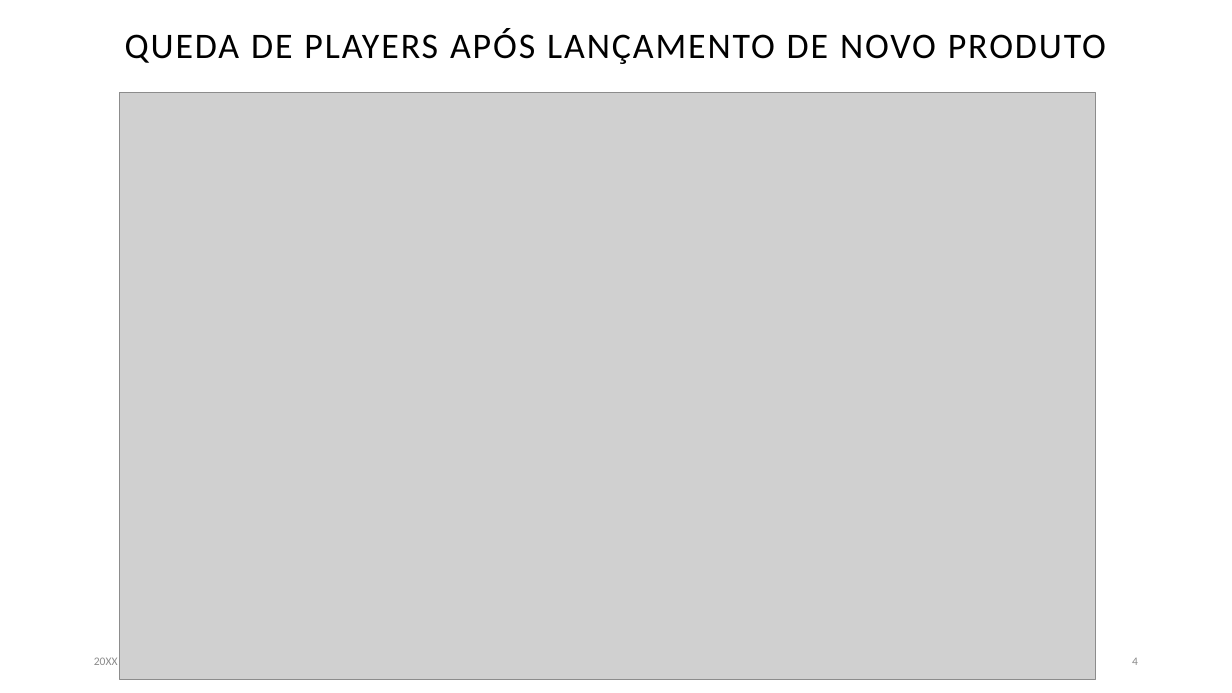
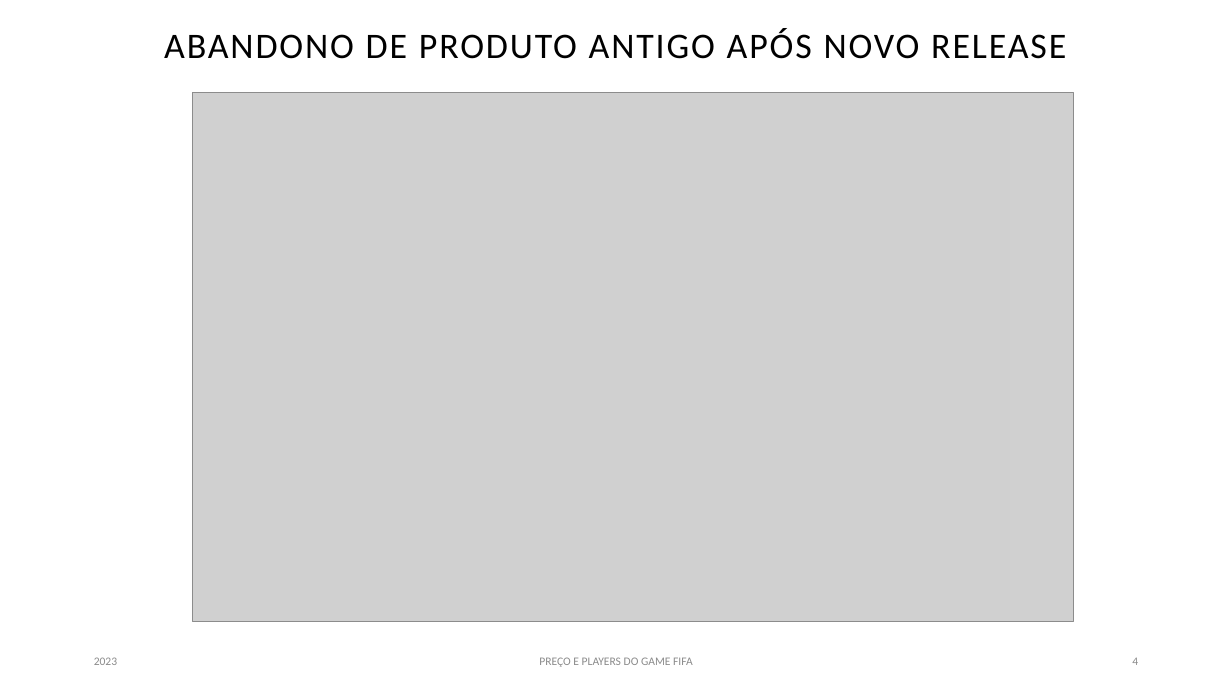
Before and after one commit to lssk97/Micro1-UFRGS-LS, a slide deck: slide 4 of PPT FIFA.pptx. Drawn at 1232x693 pixels with LibreOffice and Linux fonts; fonts in the diff are those of the drawing; grey boxes stand for pictures. Boxes give left, top, right and bottom in pixels: in the first picture for what was removed or moved away, otherwise in the second. Text is boxed around its words. In the diff, an @@ line names an element or a change of style, - is before the commit and + after.

```diff
--- a/PPT FIFA.pptx
+++ b/PPT FIFA.pptx
@@ title at [164,28,1066,59]: text changed @@
-QUEDA DE PLAYERS APÓS LANÇAMENTO DE NOVO PRODUTO
+ABANDONO DE PRODUTO ANTIGO APÓS NOVO RELEASE
@@ picture: place and size @@
-picture at [120,92,1096,679]
+picture at [193,92,1074,622]
@@ text at [94,657,117,665]: text changed; text colour #8C8C8C to #8B8B8B @@
-20XX
+2023
@@ text added at [539,657,693,667], 9 pt, text #8B8B8B @@
+PREÇO E PLAYERS DO GAME FIFA
@@ page number at [1132,657,1138,665]: text colour #8C8C8C to #8B8B8B @@
```
Also in this commit, not shown: 4 other slides changed, 1 slide added, 1 slide removed.
